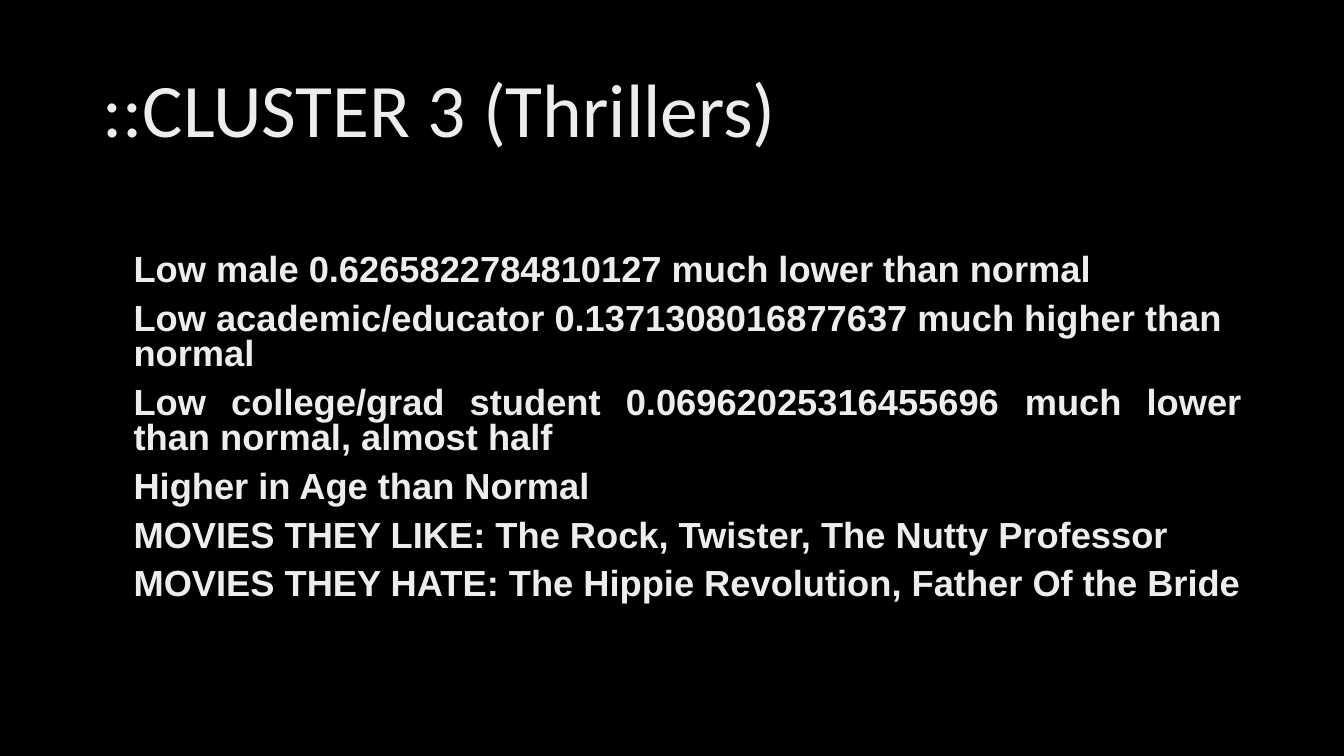
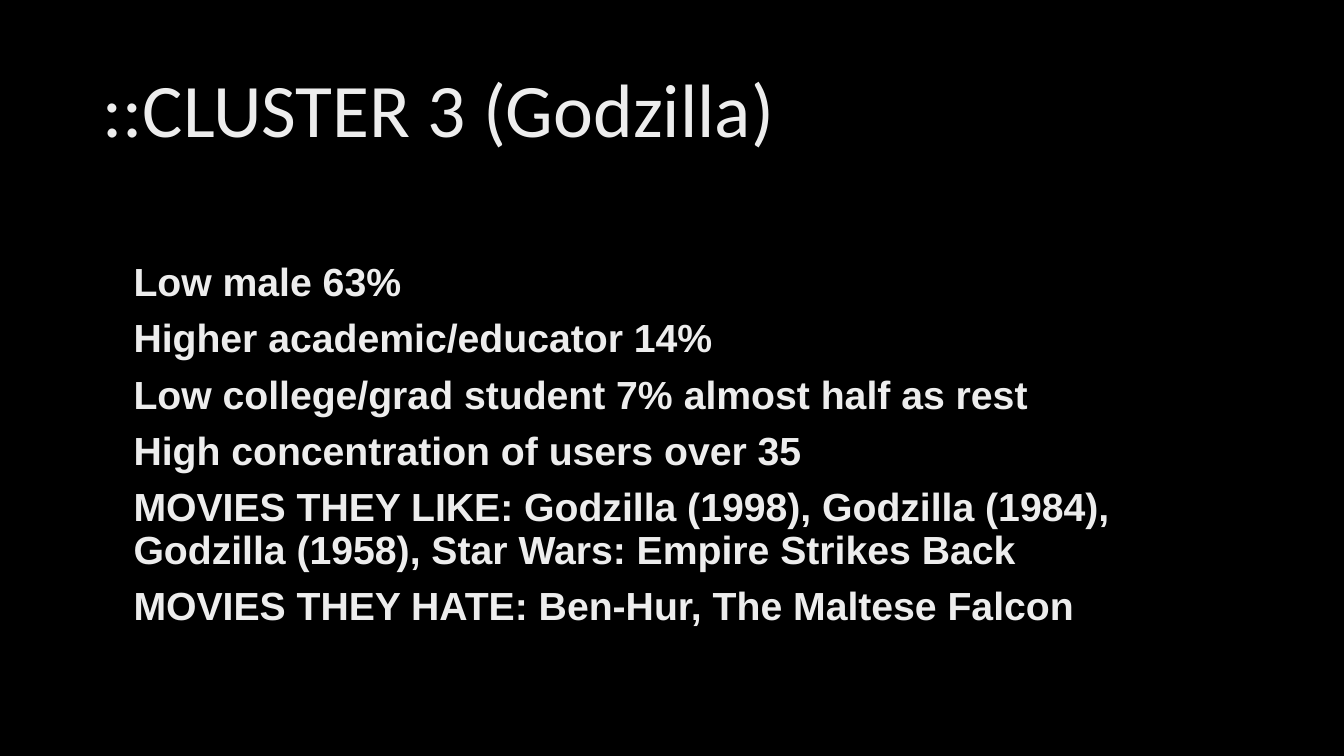
Before and after one commit to ahmed-k/CS757FinalProject, a slide deck: slide 14 of documentation/CS757 - Final Project Presentation.pptx. Drawn at 1344x756 pixels with LibreOffice and Linux fonts; fonts in the diff are those of the drawing; background and template pictures are left out. Boxes give left, top, right and bottom in pixels: in the first picture for what was removed or moved away, otherwise in the second. Text is boxed around its words. In the diff, an @@ line names an element or a change of style, - is before the commit and + after.

```diff
--- a/documentation/CS757 - Final Project Presentation.pptx
+++ b/documentation/CS757 - Final Project Presentation.pptx
@@ title at (x1=102, y1=82, x2=774, y2=148): text changed @@
-::CLUSTER 3 (Thrillers)
+::CLUSTER 3 (Godzilla)
@@ text at (x1=134, y1=267, x2=1109, y2=626): text changed; size 25.9 to 28 pt @@
-Low male 0.6265822784810127 much lower than normal
-Low academic/educator 0.1371308016877637 much higher than normal
-Low college/grad student 0.06962025316455696 much lower than normal, almost half
-Higher in Age than Normal
-MOVIES THEY LIKE: The Rock, Twister, The Nutty Professor
-MOVIES THEY HATE: The Hippie Revolution, Father Of the Bride
+Low male 63%
+Higher academic/educator 14%
+Low college/grad student 7% almost half as rest
+High concentration of users over 35
+MOVIES THEY LIKE: Godzilla (1998), Godzilla (1984), Godzilla (1958), Star Wars: Empire Strikes Back
+MOVIES THEY HATE: Ben-Hur, The Maltese Falcon
```
Also in this commit, not shown: 14 other slides changed, 2 slides added, 1 other file.
